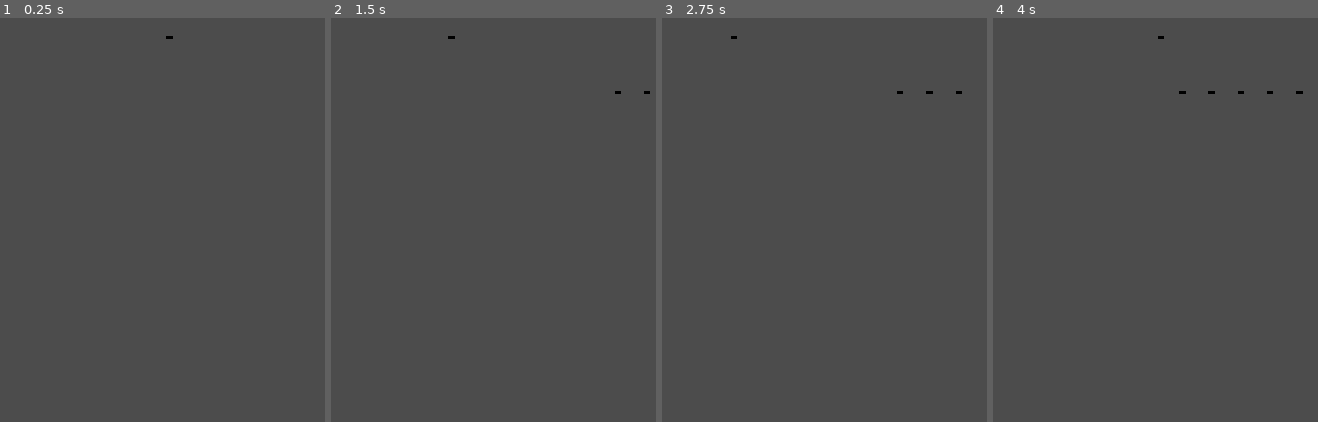
Above: before the commit, frames 1-4 (left to right).
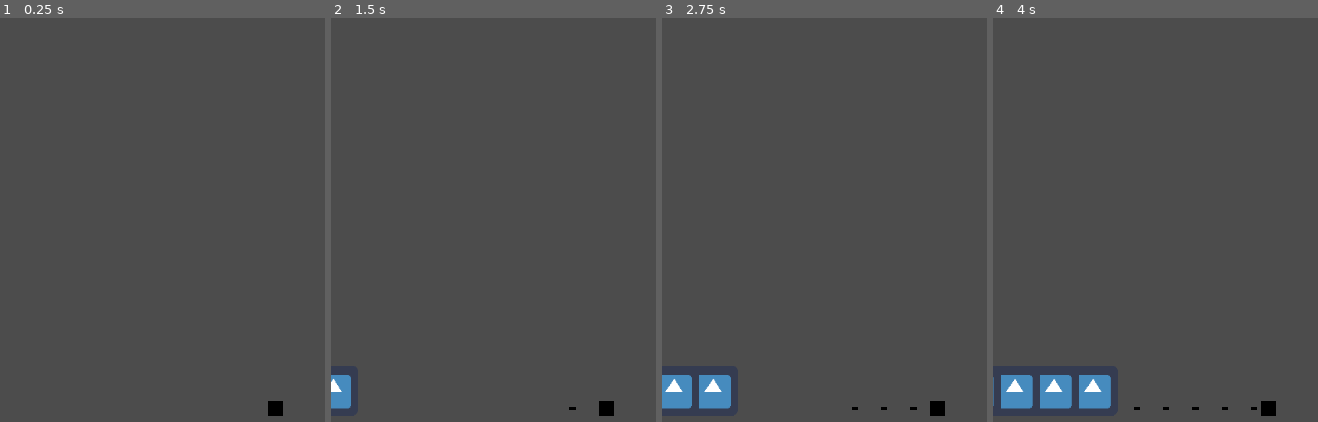
Above: after the commit, the same moments.

Repository: CodingMax/MelodyDefense
Game: Godot game, scene res://World.tscn
The game is run twice, just before and just after one commit, with the same random seed, the same clock (stepped at 60 frames per second) and the same inputs. The engine's default icon, where the game draws it, is replaced by a stand-in: a white triangle on a blue panel in a dark square.
Inputs:
- Up to frame 1 (0.25 s): no input
- Up to frame 2 (1.5 s): tap A (a) at 0.6, 1.35 s
- Up to frame 3 (2.75 s): tap A (a) at 2.1 s
- Up to frame 4 (4 s): tap A (a) at 2.85, 3.6 s

The runs differ from the first frame. In frame 1, 0.2% of the frame differs, in the area x 51-88%, y 4-99%; in frame 2, 0.7%; in frame 3, 1.9%; in frame 4, 2.8%, in the area x 0-96%, y 4-99%.

Commit message:
feat: enemy Spawn, Bullet/enemy Collision

Diff:
--- a/Bullet.gd
+++ b/Bullet.gd
@@ -20,8 +20,9 @@
 	position -= transform.x * speed * delta
 
 func _on_Bullet_body_entered(body):
-#	if body.is_in_group("targets"):
-#		body.queue_free()
-#	queue_free()
-	position = initialPos
-	print("position")
+	if body.is_in_group("enemys"):
+		body.queue_free()
+		print("Hit Enemy!")
+		queue_free()
+		position = initialPos
+		print("Hit!")
--- /dev/null
+++ b/EnemySpawn.gd
@@ -0,0 +1,26 @@
+extends Node2D
+
+# Declare member variables here. Examples:
+# var a = 2
+# var b = "text"
+var Enemy= preload("res://enemy.tscn")
+var timer
+var initialPos
+# Called when the node enters the scene tree for the first time.
+func _ready():
+	initialPos = self.global_position
+	timer = 0
+	pass # Replace with function body.
+
+func spawnWave():
+	var newEnemy = Enemy.instance()
+	add_child(newEnemy)
+	newEnemy.global_position  = initialPos
+	newEnemy.add_to_group("enemys")
+# Called every frame. 'delta' is the elapsed time since the previous frame.
+func _process(delta):
+	timer += delta
+	if timer > 1:
+		print("Enemy")
+		spawnWave()
+		timer = 0
--- a/Tower.gd
+++ b/Tower.gd
@@ -7,14 +7,17 @@
 
 #export (PackedScene) var Bullet
 var Bullet= preload("res://Bullet.tscn")
+var initialPos
 
+func _ready():
+	initialPos = self.global_position
 func shoot():
 	var b = Bullet.instance()
 	add_child(b)
-	b.position = self.position - Vector2(5,0)
+	b.global_position = initialPos
+	#- Vector2(5,0)
 	print("Shot")
 # Called when the node enters the scene tree for the first time.
-#func _ready():
 
 # Called every frame. 'delta' is the elapsed time since the previous frame.
 func _process(delta):
--- a/Tower.tscn
+++ b/Tower.tscn
@@ -1,8 +1,12 @@
-[gd_scene load_steps=3 format=2]
+[gd_scene load_steps=4 format=2]
 
 [ext_resource path="res://Tower.gd" type="Script" id=1]
 
 [sub_resource type="RectangleShape2D" id=1]
+
+[sub_resource type="NoiseTexture" id=2]
+width = 20
+height = 20
 
 [node name="Tower" type="StaticBody2D"]
 script = ExtResource( 1 )
@@ -11,3 +15,4 @@
 shape = SubResource( 1 )
 
 [node name="Sprite" type="Sprite" parent="."]
+texture = SubResource( 2 )
--- a/World.tscn
+++ b/World.tscn
@@ -1,21 +1,16 @@
-[gd_scene load_steps=5 format=2]
+[gd_scene load_steps=4 format=2]
 
 [ext_resource path="res://Tower.tscn" type="PackedScene" id=1]
-[ext_resource path="res://Bullet.tscn" type="PackedScene" id=2]
-[ext_resource path="res://enemy.tscn" type="PackedScene" id=3]
+[ext_resource path="res://EnemySpawn.gd" type="Script" id=4]
 
 [sub_resource type="Environment" id=1]
 
 [node name="WorldEnvironment" type="WorldEnvironment"]
 environment = SubResource( 1 )
 
+[node name="EnemySpawn" type="Node2D" parent="."]
+position = Vector2( -22.2545, 553.256 )
+script = ExtResource( 4 )
+
 [node name="Tower" parent="." instance=ExtResource( 1 )]
-position = Vector2( 207.842, 85.4629 )
-collision_layer = 2
-
-[node name="Bullet" parent="Tower" instance=ExtResource( 2 )]
-position = Vector2( 21.561, 15.068 )
-
-[node name="Enemy" parent="." instance=ExtResource( 3 )]
-position = Vector2( 28.21, 95.86 )
-scale = Vector2( 1, 15.174 )
+position = Vector2( 352.525, 576.161 )
--- /dev/null
+++ b/enemy.gd
@@ -0,0 +1,17 @@
+extends KinematicBody2D
+var initialPos
+var speed = 50
+# Declare member variables here. Examples:
+# var a = 2
+# var b = "text"
+
+
+# Called when the node enters the scene tree for the first time.
+func _ready():
+	pass # Replace with function body.
+
+func _physics_process(delta):
+	position += transform.x * speed * delta
+# Called every frame. 'delta' is the elapsed time since the previous frame.
+#func _process(delta):
+#	pass
--- a/enemy.tscn
+++ b/enemy.tscn
@@ -1,18 +1,26 @@
-[gd_scene load_steps=3 format=2]
+[gd_scene load_steps=5 format=2]
+
+[ext_resource path="res://enemy.gd" type="Script" id=1]
+[ext_resource path="res://icon.png" type="Texture" id=2]
 
 [sub_resource type="RectangleShape2D" id=1]
+extents = Vector2( 31.4918, 32.2017 )
 
 [sub_resource type="SpriteFrames" id=2]
 animations = [ {
-"frames": [  ],
+"frames": [ ExtResource( 2 ) ],
 "loop": true,
 "name": "default",
 "speed": 5.0
 } ]
 
-[node name="Enemy" type="KinematicBody2D"]
+[node name="Enemy" type="KinematicBody2D" groups=[
+"enemys",
+]]
+script = ExtResource( 1 )
 
 [node name="CollisionShape2D" type="CollisionShape2D" parent="."]
+position = Vector2( -0.342987, 0 )
 shape = SubResource( 1 )
 
 [node name="AnimatedSprite" type="AnimatedSprite" parent="."]
